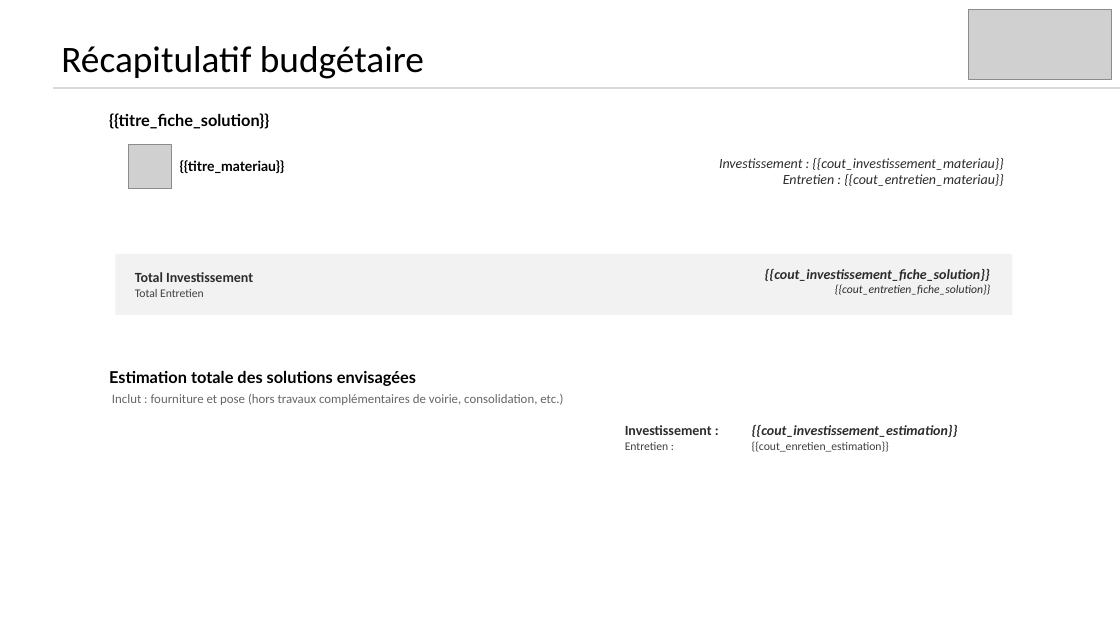
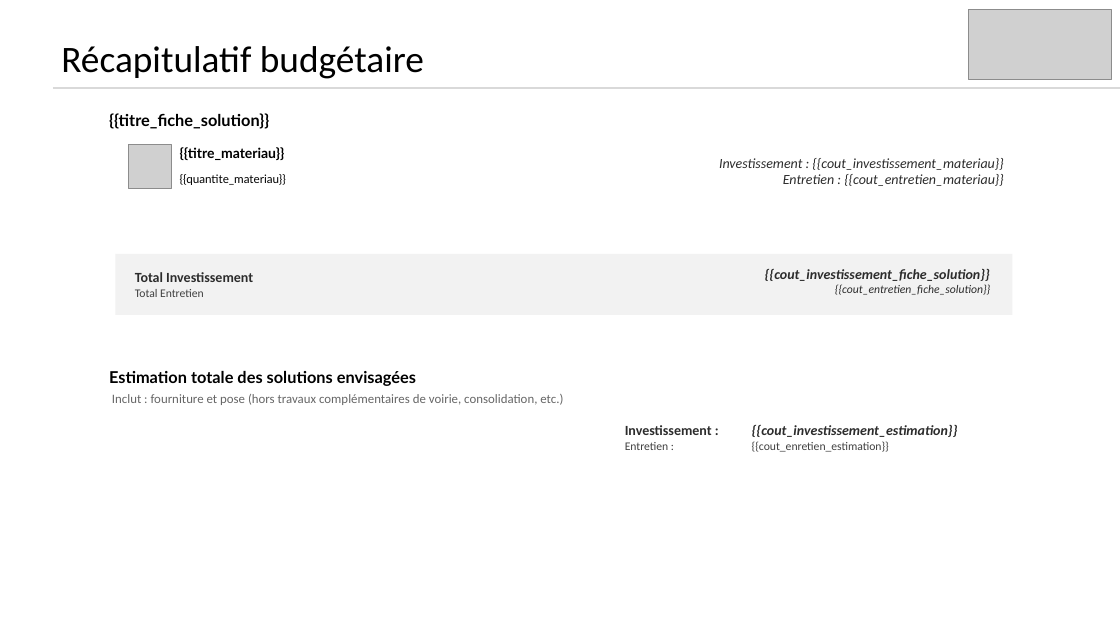
Before and after one commit to incubateur-ademe/plusfraichemaville-site, a slide deck: slide 6 of public/templates/template_synthese_projet.pptx. Drawn at 1120x630 pixels with LibreOffice and Linux fonts; fonts in the diff are those of the drawing; grey boxes stand for pictures. Boxes give left, top, right and bottom in pixels: in the first picture for what was removed or moved away, otherwise in the second. Text is boxed around its words. In the diff, an @@ line names an element or a change of style, - is before the commit and + after.

Commit message:
feat: quantite matériau dans slide estimation

```diff
--- a/public/templates/template_synthese_projet.pptx
+++ b/public/templates/template_synthese_projet.pptx
@@ text "{{titre_materiau}}": place and size @@
-text "{{titre_materiau}}" at [180, 160, 285, 173]
+text "{{titre_materiau}}" at [180, 147, 285, 160]
@@ text added at [180, 174, 286, 185], 10 pt, text #000000 @@
+{{quantite_materiau}}
```
Also in this commit, not shown: 1 other slide changed, 2 other files.
